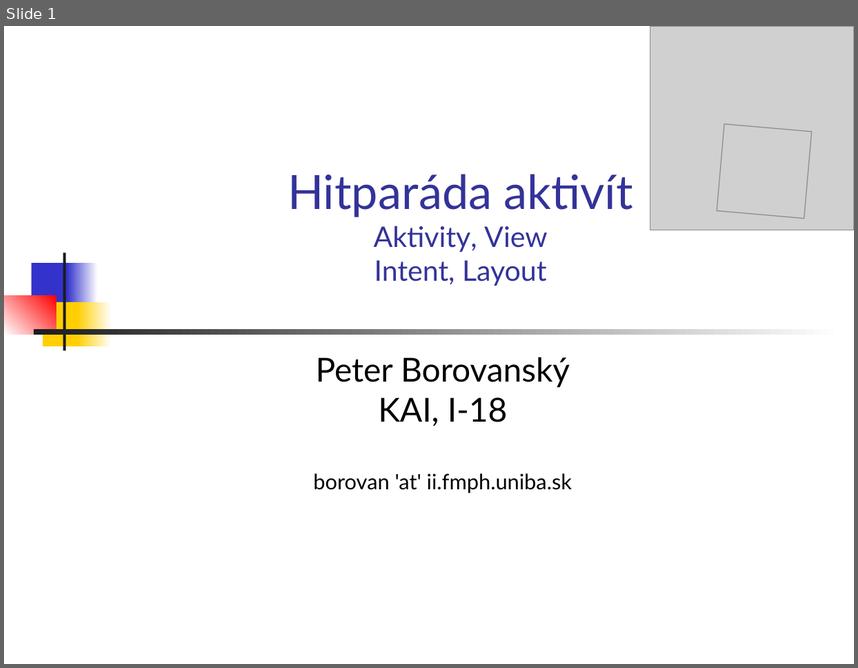
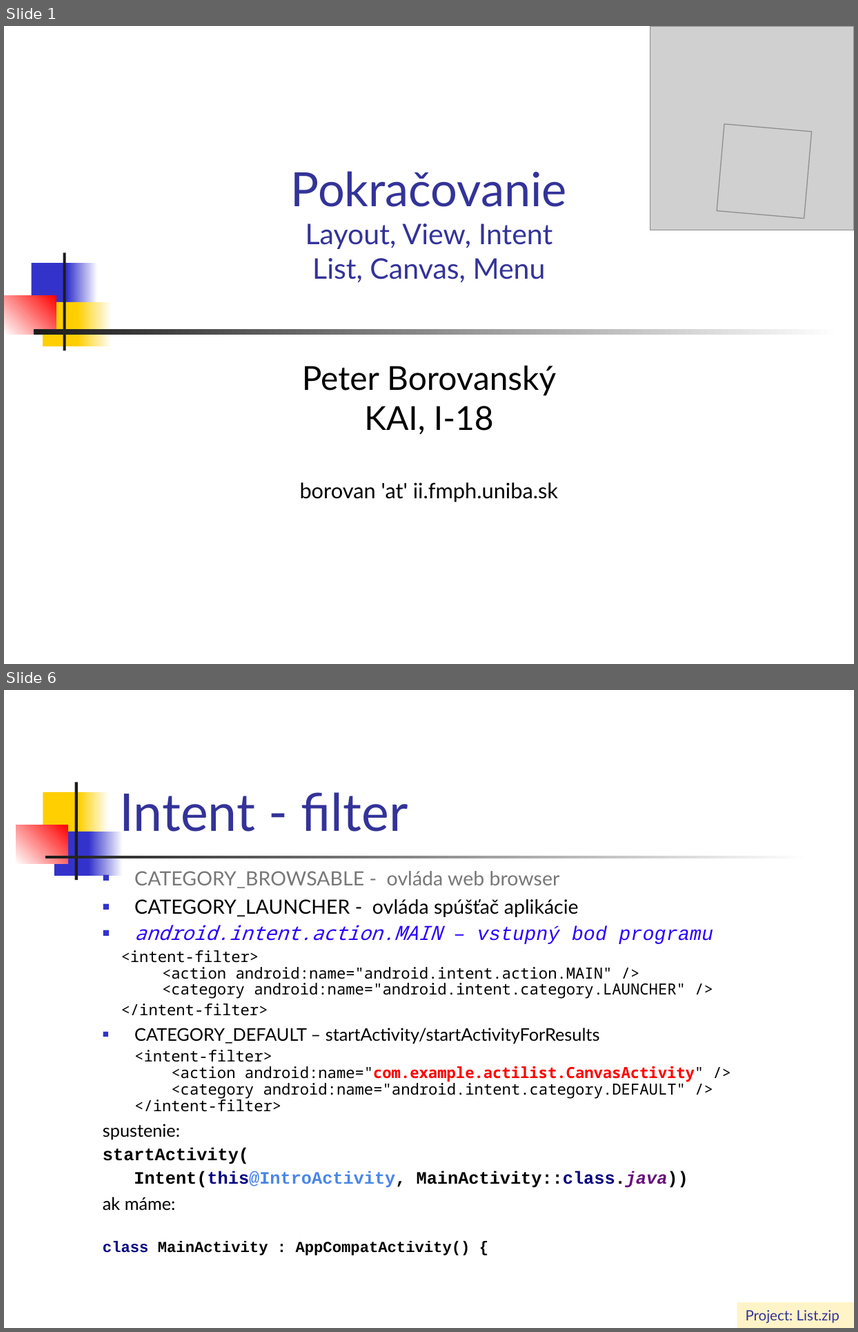
Before and after one commit to vmandro/Prednasky, a slide deck: 04/04_Android.ppt. Shown one above the other, each under a label of ours: slide 1 before the commit, slides 1 and 6 after it; the slides between them are not shown. The pictures are 858x668 and 858x1332 pixels, drawn with LibreOffice and Linux fonts; fonts in the diff are those of the drawing; grey boxes stand for pictures. Boxes give left, top, right and bottom in pixels: in the first picture for what was removed or moved away, otherwise in the second. Text is boxed around its words. In the diff, an @@ line names an element or a change of style, - is before the commit and + after.

```diff
--- a/04/04_Android.ppt
+++ b/04/04_Android.ppt
@@ slide 6 added at (4, 690, 854, 1328), background #FFFFFF @@
@@ rectangle added at (43, 792, 84, 836), fill #FFCF01 @@
@@ rectangle added at (74, 782, 77, 880), fill #1C1C1C @@
@@ rectangle added at (79, 792, 110, 836), fill gradient #FFCF01 to #FFFFFF @@
@@ title added at (119, 792, 408, 831), 44 pt, text #333399 @@
+Intent - filter
@@ rectangle added at (16, 825, 67, 863), fill gradient #FFFFFF to #FF0000 @@
@@ rectangle added at (54, 831, 93, 876), fill #3333CC @@
@@ rectangle added at (89, 831, 123, 876), fill gradient #3333CC to #FFFFFF @@
@@ rectangle added at (45, 856, 810, 858), fill gradient #1C1C1C to #FFFFFF @@
@@ text added at (103, 871, 713, 1255), 12.9 pt, text #000000 @@
+■ CATEGORY_BROWSABLE - ovláda web browser
+■ CATEGORY_LAUNCHER - ovláda spúšťač aplikácie
+■ android.intent.action.MAIN – vstupný bod programu
+<intent-filter>
+<action android:name="android.intent.action.MAIN" />
+<category android:name="android.intent.category.LAUNCHER" />
+</intent-filter>
+■ CATEGORY_DEFAULT – startActivity/startActivityForResults
+<intent-filter>
+<action android:name="com.example.actilist.CanvasActivity" />
+<category android:name="android.intent.category.DEFAULT" />
+</intent-filter>
+spustenie:
+startActivity(
+Intent(this@IntroActivity, MainActivity::class.java))
+ak máme:
+class MainActivity : AppCompatActivity() {
@@ rectangle added at (737, 1302, 854, 1328), fill #FFF4C8, 12 pt, text #333399 @@
+Project: List.zip
@@ slide 1 changed as well @@
@@ title at (291, 171, 567, 283): text changed @@
-Hitparáda aktivít
-Aktivity, View
-Intent, Layout
+Pokračovanie
+Layout, View, Intent
+List, Canvas, Menu
@@ subtitle "Peter Borovanský": place and size @@
-subtitle "Peter Borovanský" at (313, 357, 572, 493)
+subtitle "Peter Borovanský" at (300, 365, 558, 502)
```
Also in this commit, not shown: 29 other slides added, 32 slides removed, 7 other files.
